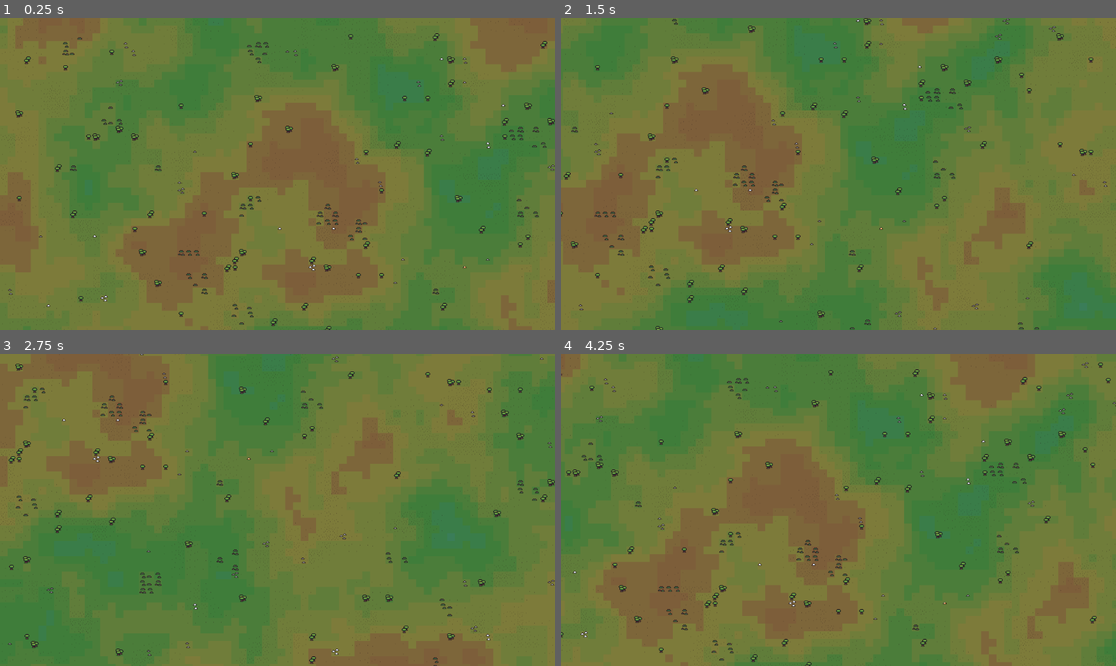
Above: before the commit, frames 1-4 (two rows, left to right).
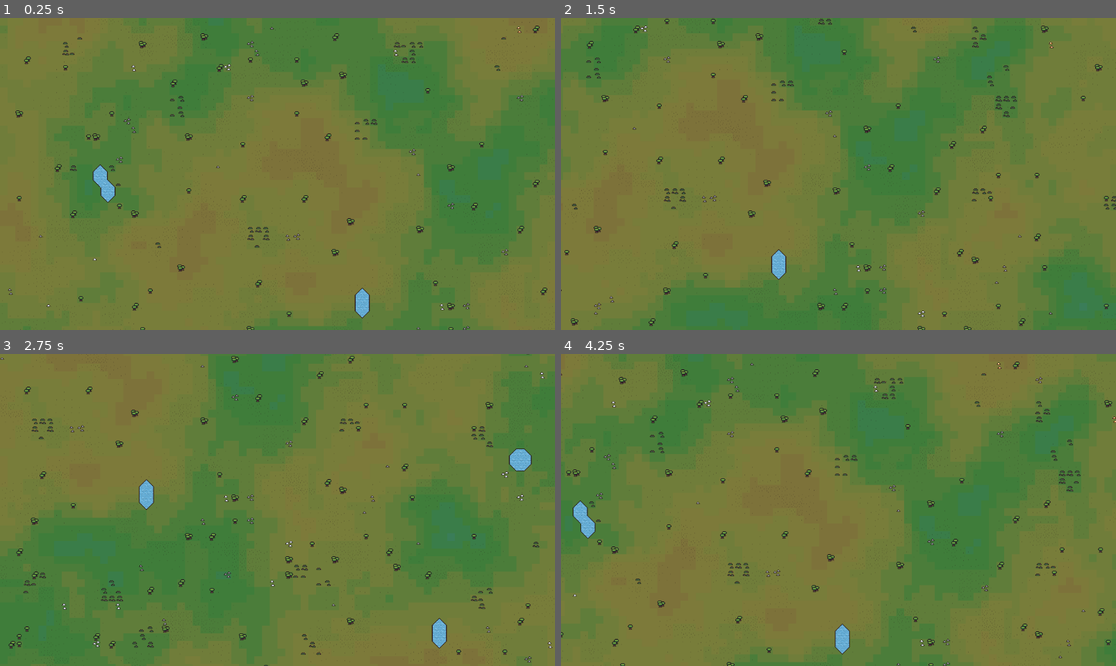
Above: after the commit, the same moments.

Repository: ZouRoung/blitz-kingdoms
Game: Godot game, scene res://OBJECTS/world_gen.tscn
Same seed, same stepped clock (60 frames per second), same inputs: the game is played once before the commit and once after it.
Inputs (mouse positions are in pixels of both pictures, inside the frame that each line leads up to):
- Up to frame 1 (0.25 s): no input
- Up to frame 2 (1.5 s): tap Enter at 0.5 s; move the mouse to (960, 158) at 0.52 s; hold D (right) 0.53-1.28 s; click (960, 158) at 0.67 s; move the mouse to (727, 189) at 1.27 s; hold S (down) from 1.28 s (still down)
- Up to frame 3 (2.75 s): move the mouse to (333, 441) at 2.02 s; release S (down) at 2.03 s; hold D (right) from 2.03 s (still down)
- Up to frame 4 (4.25 s): tap Space at 2.75 s; move the mouse to (810, 572) at 2.77 s; release D (right) at 2.78 s; hold W (up) 2.78-3.53 s; click (810, 572) at 2.92 s; move the mouse to (1005, 556) at 3.52 s; hold A (left) from 3.53 s (still down)

The runs differ from the first frame. In frame 1, 3.5% of the frame differs, in the area x 0-100%, y 0-100%; in frame 2, 3.6%; in frame 3, 4.1%; in frame 4, 4.0%.

Commit message:
add water to world generation

Diff:
--- a/OBJECTS/world_gen.tscn
+++ b/OBJECTS/world_gen.tscn
@@ -57,6 +57,19 @@
 8:14/0 = 0
 7:14/0 = 0
 9:14/0 = 0
+0:11/0 = 0
+1:11/0 = 0
+2:11/0 = 0
+3:11/0 = 0
+4:11/0 = 0
+5:11/0 = 0
+6:11/0 = 0
+7:11/0 = 0
+8:11/0 = 0
+9:11/0 = 0
+10:11/0 = 0
+11:11/0 = 0
+12:11/0 = 0
 
 [sub_resource type="TileSet" id="TileSet_ik2su"]
 sources/0 = SubResource("TileSetAtlasSource_cxs8o")
@@ -67,6 +80,9 @@
 [node name="groundTileMap" type="TileMapLayer" parent="."]
 tile_set = SubResource("TileSet_ik2su")
 
+[node name="WaterTileMap" type="TileMapLayer" parent="."]
+tile_set = SubResource("TileSet_ik2su")
+
 [node name="groundDetailsTileMap" type="TileMapLayer" parent="."]
 tile_set = SubResource("TileSet_ik2su")
 
--- a/SCRIPTS/world_gen.gd
+++ b/SCRIPTS/world_gen.gd
@@ -13,6 +13,27 @@
 ]
 @export var grass_noise_frequency : float = 0.03
 @export var grass_noise_octaves : int = 4
+
+@export_group("Water Tiles")
+## Atlas-Koordinaten für Wasser (0,11 bis 12,11)
+@export var water_center : Vector2i = Vector2i(0,11)
+@export var water_bottom_left : Vector2i = Vector2i(1,11)
+@export var water_bottom_right : Vector2i = Vector2i(2,11)
+@export var water_top_left : Vector2i = Vector2i(3,11)
+@export var water_top_right : Vector2i = Vector2i(4,11)
+@export var water_top : Vector2i = Vector2i(5,11)
+@export var water_bottom : Vector2i = Vector2i(6,11)
+@export var water_left : Vector2i = Vector2i(7,11)
+@export var water_right : Vector2i = Vector2i(8,11)
+@export var water_inner_top_left : Vector2i = Vector2i(9,11)
+@export var water_inner_top_right : Vector2i = Vector2i(10,11)
+@export var water_inner_bottom_left : Vector2i = Vector2i(11,11)
+@export var water_inner_bottom_right : Vector2i = Vector2i(12,11)
+
+@export_group("Water Settings")
+@export var water_noise_frequency : float = 0.04
+@export var water_threshold : float = 0.7
+@export var min_water_cluster_size : int = 8
 
 @export_group("Ground Details Tiles")
 ## Atlas-Koordinaten für Boden-Details (0,14 bis 9,14: dicht → locker)
@@ -43,20 +64,24 @@
 
 @export_group("Forest Settings")
 ## Noise-basierte Wald-Regionen
-@export var forest_noise_frequency : float = 0.03  ## Niedrigere Frequenz = größere Wälder
-@export var forest_threshold : float = 0.5  ## Höher = seltener Wälder
-@export var forest_density : float = 0.85  ## Dichte innerhalb der Wälder
+@export var forest_noise_frequency : float = 0.03
+@export var forest_threshold : float = 0.5
+@export var forest_density : float = 0.85
 
 @export_group("Berry Bush Settings")
 @export var berry_cluster_size : int = 3
 @export var berry_cluster_chance : float = 0.7
 
 var grass_noise := FastNoiseLite.new()
+var water_noise := FastNoiseLite.new()
 var detail_noise := FastNoiseLite.new()
 var resource_noise := FastNoiseLite.new()
 var forest_noise := FastNoiseLite.new()
 
+var water_cells : Dictionary = {}
+
 @onready var ground_tilemap : TileMapLayer = $groundTileMap
+@onready var water_tilemap : TileMapLayer = $WaterTileMap
 @onready var ground_details_tilemap : TileMapLayer = $groundDetailsTileMap
 @onready var resource_tilemap : TileMapLayer = $resourceTileMap
 
@@ -65,14 +90,21 @@
 	generate_world()
 
 func setup_noise():
-	## Boden-Untergrund Noise (für Biom-Variation kalt→warm)
+	## Boden-Untergrund Noise
 	grass_noise.seed = randi()
 	grass_noise.noise_type = FastNoiseLite.TYPE_SIMPLEX
 	grass_noise.fractal_type = FastNoiseLite.FRACTAL_FBM
 	grass_noise.fractal_octaves = grass_noise_octaves
 	grass_noise.frequency = grass_noise_frequency
 
-	## Details Noise (für Detail-Flächen mit Zentrum/Rand-Logik)
+	## Wasser-Regionen Noise (Seen/Teiche)
+	water_noise.seed = randi()
+	water_noise.noise_type = FastNoiseLite.TYPE_SIMPLEX
+	water_noise.fractal_type = FastNoiseLite.FRACTAL_FBM
+	water_noise.fractal_octaves = 3
+	water_noise.frequency = water_noise_frequency
+
+	## Details Noise
 	detail_noise.seed = randi()
 	detail_noise.noise_type = FastNoiseLite.TYPE_SIMPLEX
 	detail_noise.fractal_type = FastNoiseLite.FRACTAL_FBM
@@ -93,8 +125,10 @@
 
 func generate_world():
 	ground_tilemap.clear()
+	water_tilemap.clear()
 	ground_details_tilemap.clear()
 	resource_tilemap.clear()
+	water_cells.clear()
 	var placed_resources = {}
 
 	## 1. Boden-Untergrund mit Biom-Variation
@@ -107,12 +141,33 @@
 			grass_index = clamp(grass_index, 0, grass_tiles.size() - 1)
 			ground_tilemap.set_cell(cell, 0, grass_tiles[grass_index])
 
-	## 2. Boden-Details mit Flächen-Logik (dicht innen, locker außen)
+	## 2. Wasser-Regionen identifizieren
 	for x in map_width:
 		for y in map_height:
 			var cell = Vector2i(x, y)
+			var water_val = water_noise.get_noise_2d(x, y)
+
+			if water_val > water_threshold:
+				water_cells[cell] = true
+
+	## 3. Entferne kleine/isolierte Wasser-Cluster
+	remove_small_water_clusters()
+
+	## 4. Bereinige Wasser-Formen
+	clean_water_shapes()
+
+	## 5. Wasser-Tiles mit korrektem Autotiling
+	apply_water_autotiling()
+
+	## 6. Boden-Details (nicht auf Wasser)
+	for x in map_width:
+		for y in map_height:
+			var cell = Vector2i(x, y)
+
+			if water_cells.has(cell):
+				continue
+
 			var detail_noise_val = detail_noise.get_noise_2d(x, y)
-
 			if detail_noise_val > detail_noise_threshold:
 				var detail_strength = (detail_noise_val - detail_noise_threshold) / (1.0 - detail_noise_threshold)
 				detail_strength = clamp(detail_strength, 0.0, 1.0)
@@ -121,24 +176,212 @@
 				detail_index = clamp(detail_index, 0, detail_tiles.size() - 1)
 				ground_details_tilemap.set_cell(cell, 0, detail_tiles[detail_index])
 
-	## 3. Ressourcen auf separatem Layer darüber
+	## 7. Ressourcen (nicht auf Wasser)
 	for x in map_width:
 		for y in map_height:
 			var cell = Vector2i(x, y)
 
-			if placed_resources.has(cell):
-				continue
-
-			## Prüfe ob Wald-Region
+			if water_cells.has(cell) or placed_resources.has(cell):
+				continue
+
 			var forest_val = forest_noise.get_noise_2d(x, y)
 			if forest_val > forest_threshold:
 				if randf() < forest_density:
-					## Baum-Dichte basierend auf Wald-Noise-Stärke
 					place_forest_tree(cell, forest_val, placed_resources)
 				continue
 
 			if randf() < resource_spawn_chance:
 				place_random_resource(cell, placed_resources)
+
+func remove_small_water_clusters():
+	var visited = {}
+	var clusters = []
+
+	for cell in water_cells.keys():
+		if visited.has(cell):
+			continue
+
+		var cluster = []
+		var queue = [cell]
+
+		while queue.size() > 0:
+			var current = queue.pop_front()
+
+			if visited.has(current):
+				continue
+
+			visited[current] = true
+			cluster.append(current)
+
+			var neighbors = [
+				Vector2i(current.x + 1, current.y),
+				Vector2i(current.x - 1, current.y),
+				Vector2i(current.x, current.y + 1),
+				Vector2i(current.x, current.y - 1)
+			]
+
+			for neighbor in neighbors:
+				if water_cells.has(neighbor) and not visited.has(neighbor):
+					queue.append(neighbor)
+
+		clusters.append(cluster)
+
+	for cluster in clusters:
+		if cluster.size() < min_water_cluster_size:
+			for cell in cluster:
+				water_cells.erase(cell)
+
+func clean_water_shapes():
+	var max_iterations = 5
+	var iteration = 0
+
+	while iteration < max_iterations:
+		var to_remove = []
+		var changes_made = false
+
+		for cell in water_cells.keys():
+			var x = cell.x
+			var y = cell.y
+
+			var top = water_cells.has(Vector2i(x, y - 1))
+			var bottom = water_cells.has(Vector2i(x, y + 1))
+			var left = water_cells.has(Vector2i(x - 1, y))
+			var right = water_cells.has(Vector2i(x + 1, y))
+
+			var neighbor_count = 0
+			if top: neighbor_count += 1
+			if bottom: neighbor_count += 1
+			if left: neighbor_count += 1
+			if right: neighbor_count += 1
+
+			## Entferne isolierte Tiles (0 oder 1 Nachbar)
+			if neighbor_count <= 1:
+				to_remove.append(cell)
+				changes_made = true
+				continue
+
+			## Entferne schmale Kreuze
+			var vertical_only = (top or bottom) and not left and not right
+			var horizontal_only = (left or right) and not top and not bottom
+
+			if vertical_only or horizontal_only:
+				to_remove.append(cell)
+				changes_made = true
+				continue
+
+		for cell in to_remove:
+			water_cells.erase(cell)
+
+		if not changes_made:
+			break
+
+		iteration += 1
+
+func apply_water_autotiling():
+	for cell in water_cells.keys():
+		var x = cell.x
+		var y = cell.y
+
+		## Prüfe alle 8 Nachbarn
+		var top = water_cells.has(Vector2i(x, y - 1))
+		var bottom = water_cells.has(Vector2i(x, y + 1))
+		var left = water_cells.has(Vector2i(x - 1, y))
+		var right = water_cells.has(Vector2i(x + 1, y))
+		var top_left = water_cells.has(Vector2i(x - 1, y - 1))
+		var top_right = water_cells.has(Vector2i(x + 1, y - 1))
+		var bottom_left = water_cells.has(Vector2i(x - 1, y + 1))
+		var bottom_right = water_cells.has(Vector2i(x + 1, y + 1))
+
+		var water_tile : Vector2i = water_center
+
+		## PRIORITÄT 1: Außen-Ecken (Rand des Wassers, 2 benachbarte Seiten haben Wasser)
+		if not top and not left and bottom and right:
+			water_tile = water_top_left  ## Ecke oben-links
+		elif not top and not right and bottom and left:
+			water_tile = water_top_right  ## Ecke oben-rechts
+		elif not bottom and not left and top and right:
+			water_tile = water_bottom_left  ## Ecke unten-links
+		elif not bottom and not right and top and left:
+			water_tile = water_bottom_right  ## Ecke unten-rechts
+
+		## PRIORITÄT 2: Einfache Kanten (1 angrenzende Seite)
+		elif not top and bottom and not left and not right:
+			water_tile = water_top  ## Kante oben
+		elif not bottom and top and not left and not right:
+			water_tile = water_bottom  ## Kante unten
+		elif not left and right and not top and not bottom:
+			water_tile = water_left  ## Kante links
+		elif not right and left and not top and not bottom:
+			water_tile = water_right  ## Kante rechts
+
+		## PRIORITÄT 3: Inner-Ecken (alle 4 Seiten Wasser, aber Diagonale fehlt)
+		elif top and bottom and left and right:
+			## Alle 4 Seiten haben Wasser - prüfe Diagonalen für inner-Ecken
+			if not top_left and top_right and bottom_left and bottom_right:
+				water_tile = water_inner_top_left  ## Nur oben-links Diagonale fehlt
+			elif not top_right and top_left and bottom_left and bottom_right:
+				water_tile = water_inner_top_right  ## Nur oben-rechts Diagonale fehlt
+			elif not bottom_left and top_left and top_right and bottom_right:
+				water_tile = water_inner_bottom_left  ## Nur unten-links Diagonale fehlt
+			elif not bottom_right and top_left and top_right and bottom_left:
+				water_tile = water_inner_bottom_right  ## Nur unten-rechts Diagonale fehlt
+			## Mehrere Diagonalen fehlen - wähle erste fehlende
+			elif not top_left:
+				water_tile = water_inner_top_left
+			elif not top_right:
+				water_tile = water_inner_top_right
+			elif not bottom_left:
+				water_tile = water_inner_bottom_left
+			elif not bottom_right:
+				water_tile = water_inner_bottom_right
+			else:
+				water_tile = water_center  ## Alle Diagonalen vorhanden
+
+		## PRIORITÄT 4: T-Förmige Tiles (3 Seiten haben Wasser)
+		elif top and left and right and not bottom:
+			## T-Form nach unten offen
+			if not top_left:
+				water_tile = water_inner_top_left
+			elif not top_right:
+				water_tile = water_inner_top_right
+			else:
+				water_tile = water_bottom
+		elif bottom and left and right and not top:
+			## T-Form nach oben offen
+			if not bottom_left:
+				water_tile = water_inner_bottom_left
+			elif not bottom_right:
+				water_tile = water_inner_bottom_right
+			else:
+				water_tile = water_top
+		elif top and bottom and left and not right:
+			## T-Form nach rechts offen
+			if not top_left:
+				water_tile = water_inner_top_left
+			elif not bottom_left:
+				water_tile = water_inner_bottom_left
+			else:
+				water_tile = water_right
+		elif top and bottom and right and not left:
+			## T-Form nach links offen
+			if not top_right:
+				water_tile = water_inner_top_right
+			elif not bottom_right:
+				water_tile = water_inner_bottom_right
+			else:
+				water_tile = water_left
+
+		## PRIORITÄT 5: Durchgänge (2 gegenüberliegende Seiten)
+		elif top and bottom and not left and not right:
+			water_tile = water_center  ## Vertikaler Durchgang
+		elif left and right and not top and not bottom:
+			water_tile = water_center  ## Horizontaler Durchgang
+
+		## FALLBACK: Zentrum
+		else:
+			water_tile = water_center
+
+		water_tilemap.set_cell(cell, 0, water_tile)
 
 func place_random_resource(cell: Vector2i, placed_resources: Dictionary):
 	var total_weight = tree_weight + stone_weight + iron_weight + gold_weight + berry_weight
@@ -156,7 +399,6 @@
 		else:
 			place_single_resource(cell, berry_tiles, placed_resources)
 	else:
-		## Einzelner Baum außerhalb von Wäldern (zufällige Dichte)
 		place_single_resource(cell, tree_tiles, placed_resources)
 
 func place_single_resource(cell: Vector2i, tile_list: Array[Vector2i], placed_resources: Dictionary):
@@ -165,22 +407,17 @@
 	placed_resources[cell] = true
 
 func place_forest_tree(cell: Vector2i, forest_strength: float, placed_resources: Dictionary):
-	## Berechne Baum-Dichte basierend auf Wald-Noise-Stärke
 	var density = (forest_strength - forest_threshold) / (1.0 - forest_threshold)
 	density = clamp(density, 0.0, 1.0)
-
-	## Verstärke die Dichte mit Power-Funktion für realistischere Verteilung
-	## Je näher am Zentrum, desto schneller wird es dicht
 	density = pow(density, 1.5)
 
-	## Mappe auf Baum-Index mit besserer Verteilung
 	var tree_index : int
 	if density < 0.3:
-		tree_index = 0  ## 0,0 = 1 Baum (nur am äußeren Rand)
+		tree_index = 0
 	elif density < 0.65:
-		tree_index = 1  ## 1,0 = 2 Bäume (Übergangszone)
+		tree_index = 1
 	else:
-		tree_index = 2  ## 2,0 = 3 Bäume (Zentrum und Großteil)
+		tree_index = 2
 
 	resource_tilemap.set_cell(cell, 0, tree_tiles[tree_index])
 	placed_resources[cell] = true
@@ -191,5 +428,5 @@
 			if randf() < 0.5:
 				var c = cell + Vector2i(dx, dy)
 				if c.x >= 0 and c.x < map_width and c.y >= 0 and c.y < map_height:
-					if not placed_resources.has(c):
+					if not placed_resources.has(c) and not water_cells.has(c):
 						place_single_resource(c, berry_tiles, placed_resources)
Binary file changed: ASSETS/EDIT/WORLD/world_tileset_edit.aseprite
Binary file changed: ASSETS/SPRITES/WORLD/world_tileset.png
